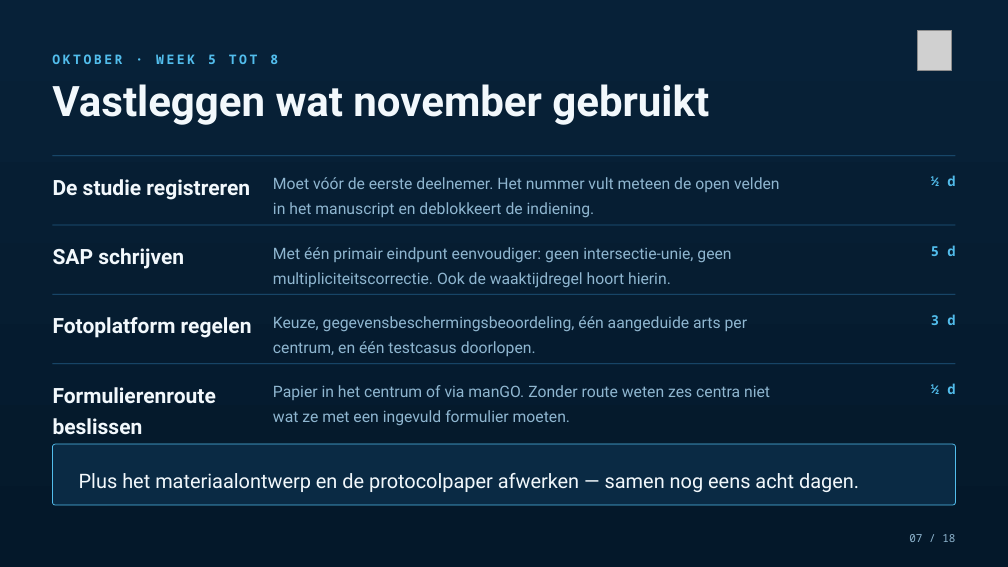
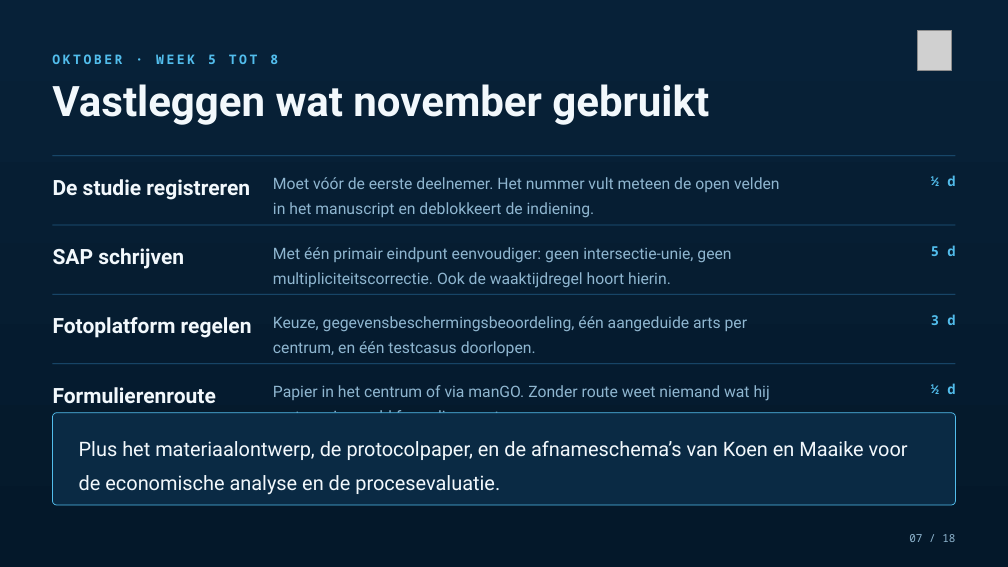
Before and after one commit to Dellfs/paradise-project, a slide deck: slide 7 of PARADISE_presentatie/PARADISE_planning_sep-nov.pptx. Drawn at 1008x567 pixels with LibreOffice and Linux fonts; fonts in the diff are those of the drawing; grey boxes stand for pictures. Boxes give left, top, right and bottom in pixels: in the first picture for what was removed or moved away, otherwise in the second. Text is boxed around its words. In the diff, an @@ line names an element or a change of style, - is before the commit and + after.

```diff
--- a/PARADISE_presentatie/PARADISE_planning_sep-nov.pptx
+++ b/PARADISE_presentatie/PARADISE_planning_sep-nov.pptx
@@ text at box(273, 385, 770, 413): text changed @@
-Papier in het centrum of via manGO. Zonder route weten zes centra niet wat ze met een ingevuld formulier moeten.
+Papier in het centrum of via manGO. Zonder route weet niemand wat hij met een ingevuld formulier moet.
@@ rounded rectangle: place and size @@
-rounded rectangle at box(52, 444, 955, 505)
+rounded rectangle at box(52, 413, 955, 505)
@@ text at box(79, 441, 908, 495): text changed @@
-Plus het materiaalontwerp en de protocolpaper afwerken — samen nog eens acht dagen.
+Plus het materiaalontwerp, de protocolpaper, en de afnameschema’s van Koen en Maaike voor de economische analyse en de procesevaluatie.
```
Also in this commit, not shown: 2 other slides changed, 2 other files.
